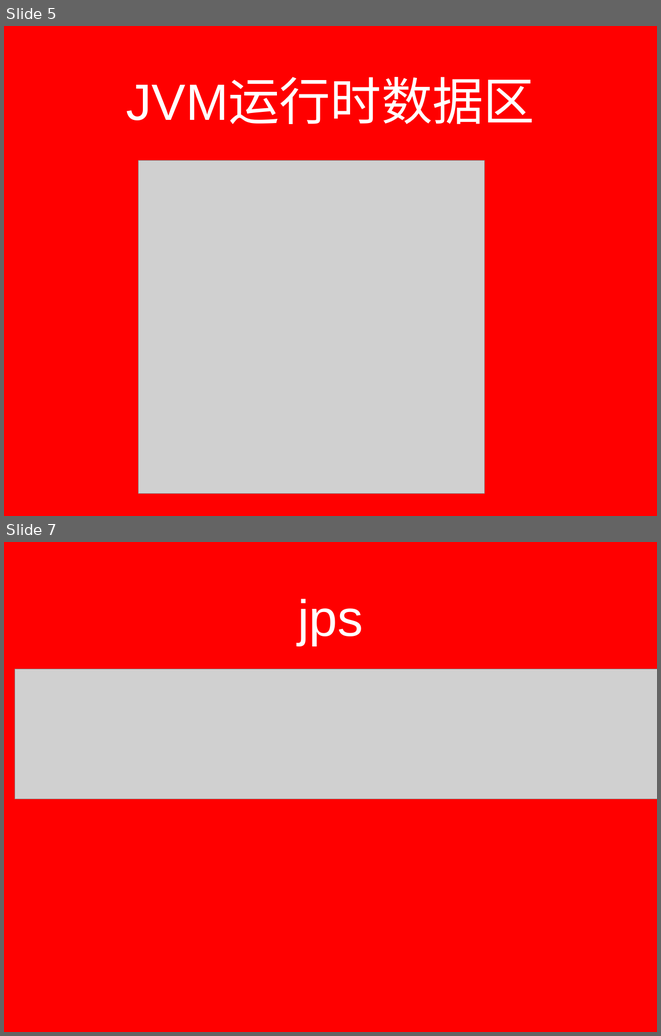
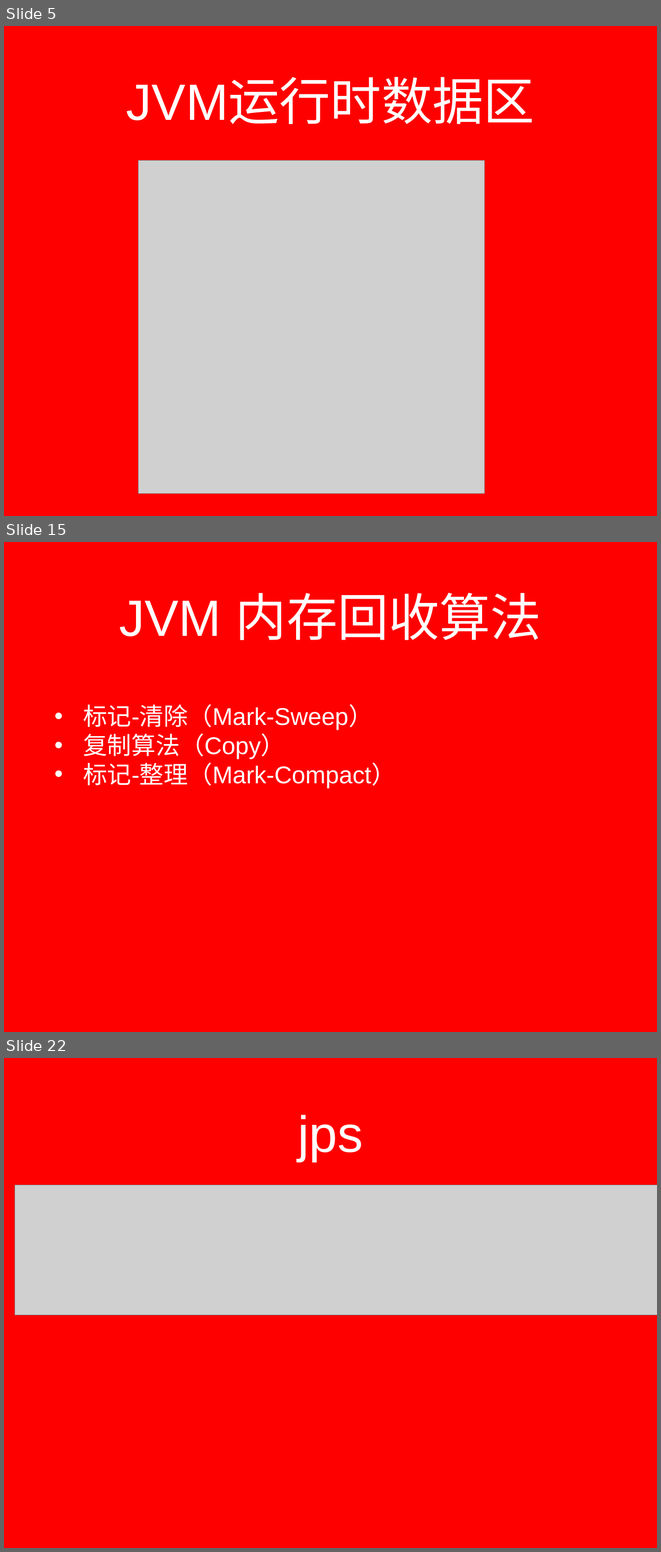
Before and after one commit to lxyangfan/lxyangfan, a slide deck: source/_drafts/jvm.pptx. Shown one above the other, each under a label of ours: slides 5 and 7 before the commit, slides 5, 15 and 22 after it; the slides between them are not shown. The pictures are 661x1036 and 661x1552 pixels, drawn with LibreOffice and Linux fonts; fonts in the diff are those of the drawing; grey boxes stand for pictures; background and template pictures are left out. Boxes give left, top, right and bottom in pixels: in the first picture for what was removed or moved away, otherwise in the second. Text is boxed around its words. In the diff, an @@ line names an element or a change of style, - is before the commit and + after.

```diff
--- a/source/_drafts/jvm.pptx
+++ b/source/_drafts/jvm.pptx
@@ slide 15 added at box(4, 542, 657, 1032), background picture (left out) @@
@@ title added at box(119, 592, 541, 640), 80 pt, text #FFFFFF @@
+JVM 内存回收算法
@@ text added at box(83, 704, 396, 788), 38 pt, text #FFFFFF @@
+• 标记-清除（Mark-Sweep）
+• 复制算法（Copy）
+• 标记-整理（Mark-Compact）
@@ what was slide 7 is now slide 22 @@
```
Also in this commit, not shown: 1 slide changed, 14 other slides added.
